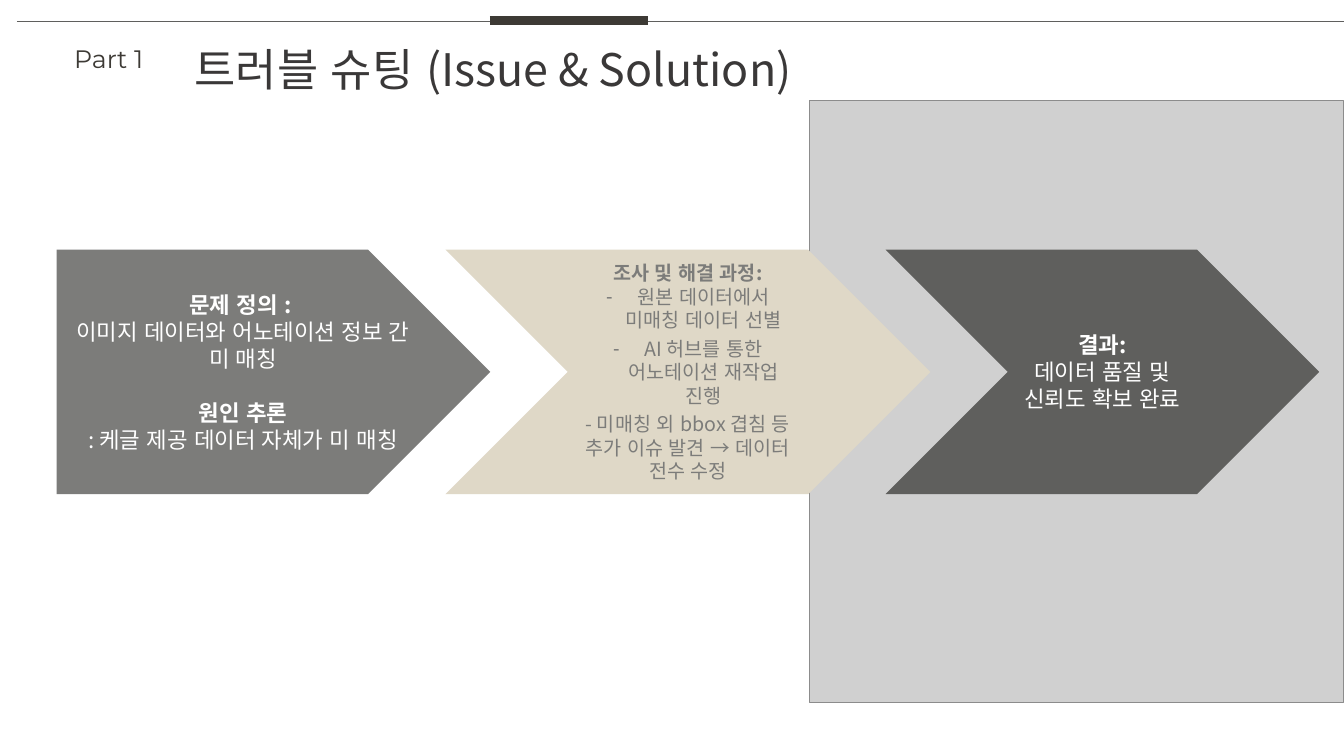
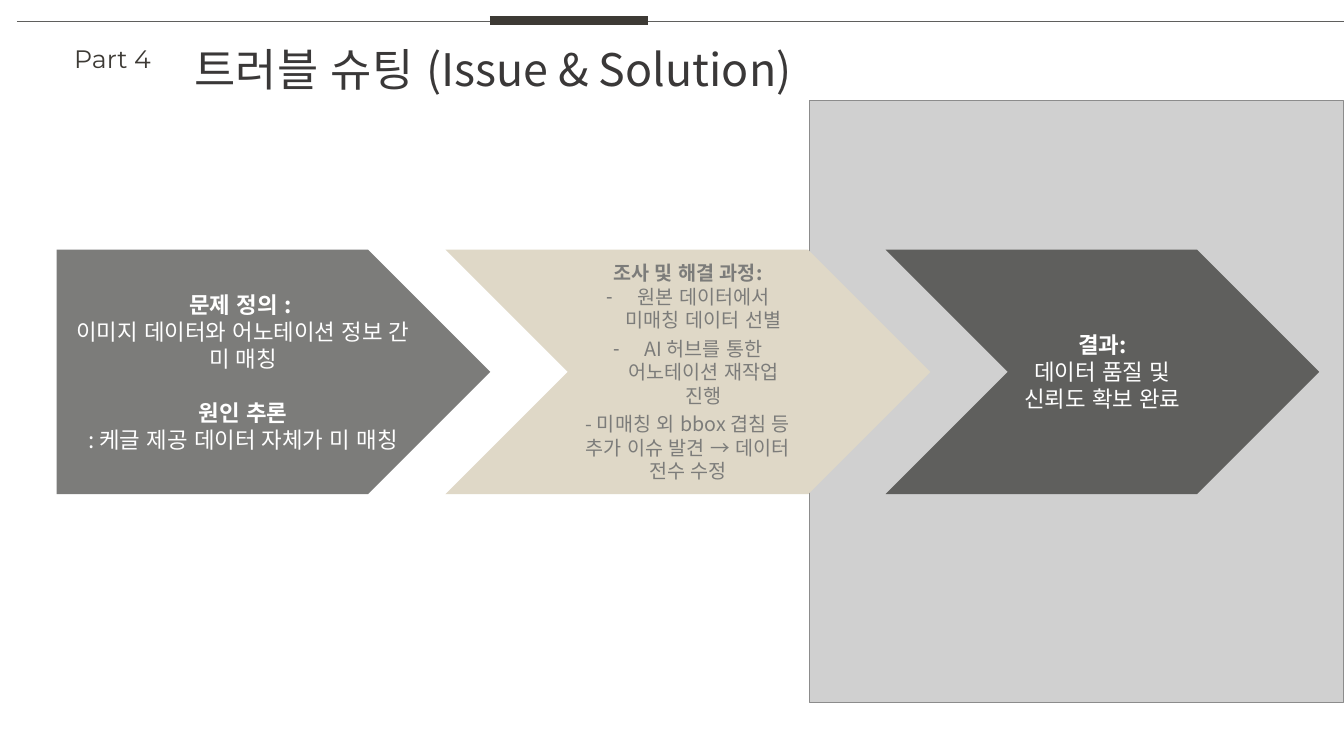
Before and after one commit to NararaDak/EntryPrj, a slide deck: slide 1 of files/eda_study.pptx. Drawn at 1344x756 pixels with LibreOffice and Linux fonts; fonts in the diff are those of the drawing; grey boxes stand for pictures. Boxes give left, top, right and bottom in pixels: in the first picture for what was removed or moved away, otherwise in the second. Text is boxed around its words. In the diff, an @@ line names an element or a change of style, - is before the commit and + after.

```diff
--- a/files/eda_study.pptx
+++ b/files/eda_study.pptx
@@ text at <box>74,50,151,68</box>: text changed @@
-Part 1
+Part 4
```
Also in this commit, not shown: 2 other slides changed, 1 other file.
